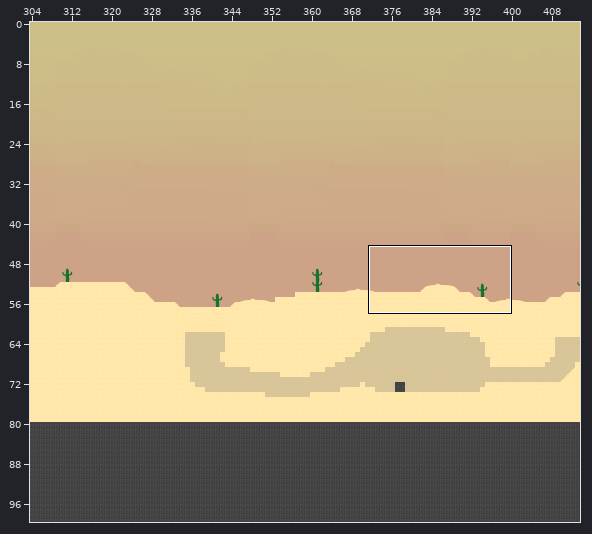
An edit to a level. Tiled map (JSON), 2026_ID_Floioide/data/maps/map.tmj. Above: a wide view before the commit, with the close-up outlined.
Close-up. Earlier state:
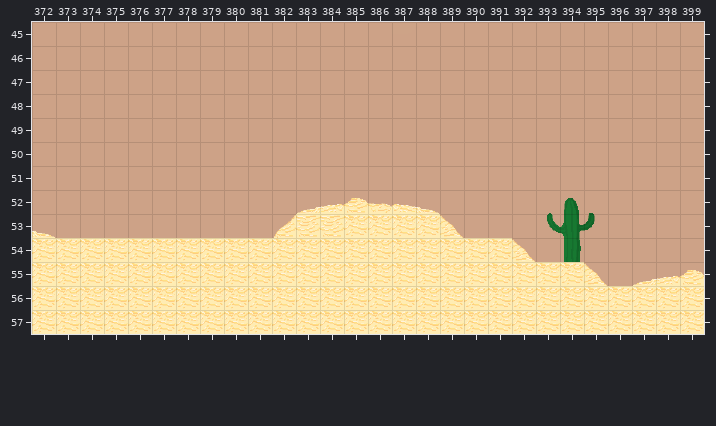
Cells are 32x32 px. Shown: x 372..399, y 45..57. The commit also changed other parts of the map, which this record leaves out.
The result:
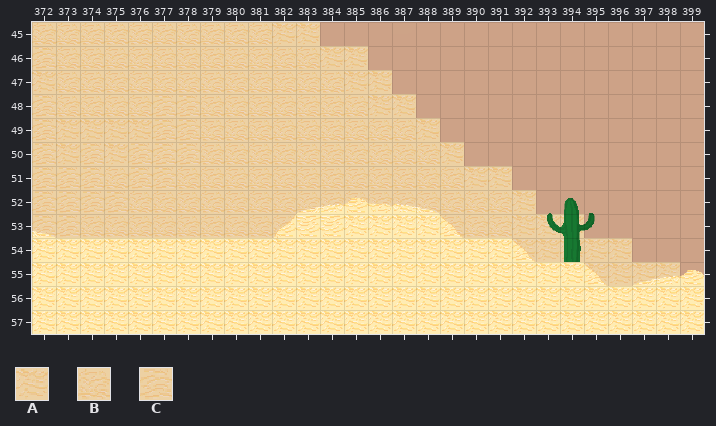
Key: from "tile": A 760, B 951, C 952.
_ is an empty cell.
Tiles of an added or newly shown layer are drawn over the layers below it.
See-through tiles are keyed as they look on the map.
Diff:
Layer "back-ground arbre etc" (added):
y 45: x 372..383 ____________ -> BBBBBBBBBBAA
y 46: x 372..385 ______________ -> CBBBBBBBBBBBAA
y 47: x 372..386 _______________ -> ABBBBBBBBBBBBAA
y 48: x 372..387 ________________ -> CBBBBCCBBBBBBBAA
y 49: x 372..388 _________________ -> CAAAACCBBBBBBBBBA
y 50: x 372..389 __________________ -> CACACCCBBBBBBBBBBA
y 51: x 372..391 ____________________ -> CCCBCCBBBBBBBBBBBBAA
y 52: x 372..392 _____________________ -> CCCCBBBBBBBBBBBBBBBBA
y 53: x 372..382 ___________ -> CCBBBBBBBBB; x 389..394 ______ -> BBBAAA
y 54: x 392..396 _____ -> AAAAA
y 55: x 395..398 ____ -> AAAA
Where, in picture pixels (left, top, right, bottom), the same in both close-ups:
added: (32, 22, 680, 286)
